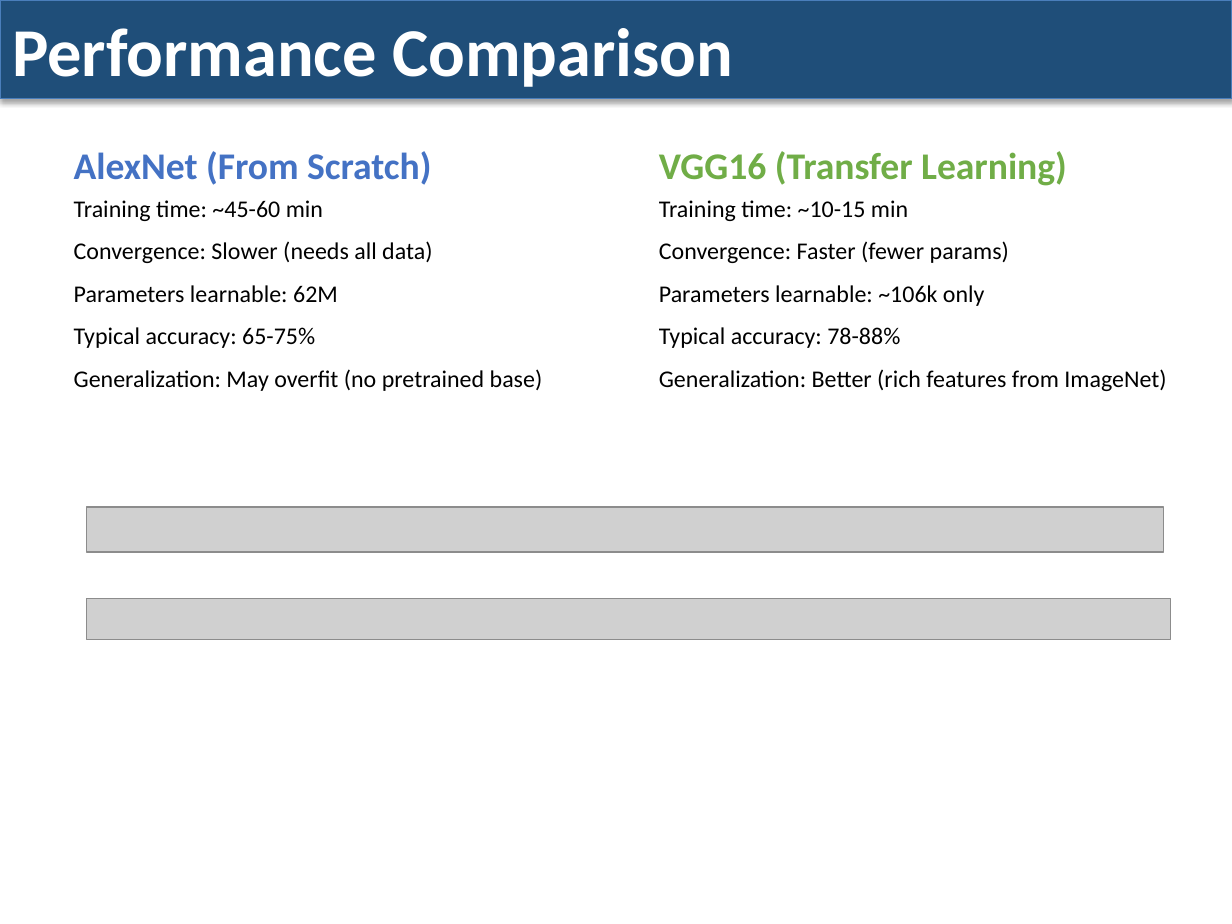
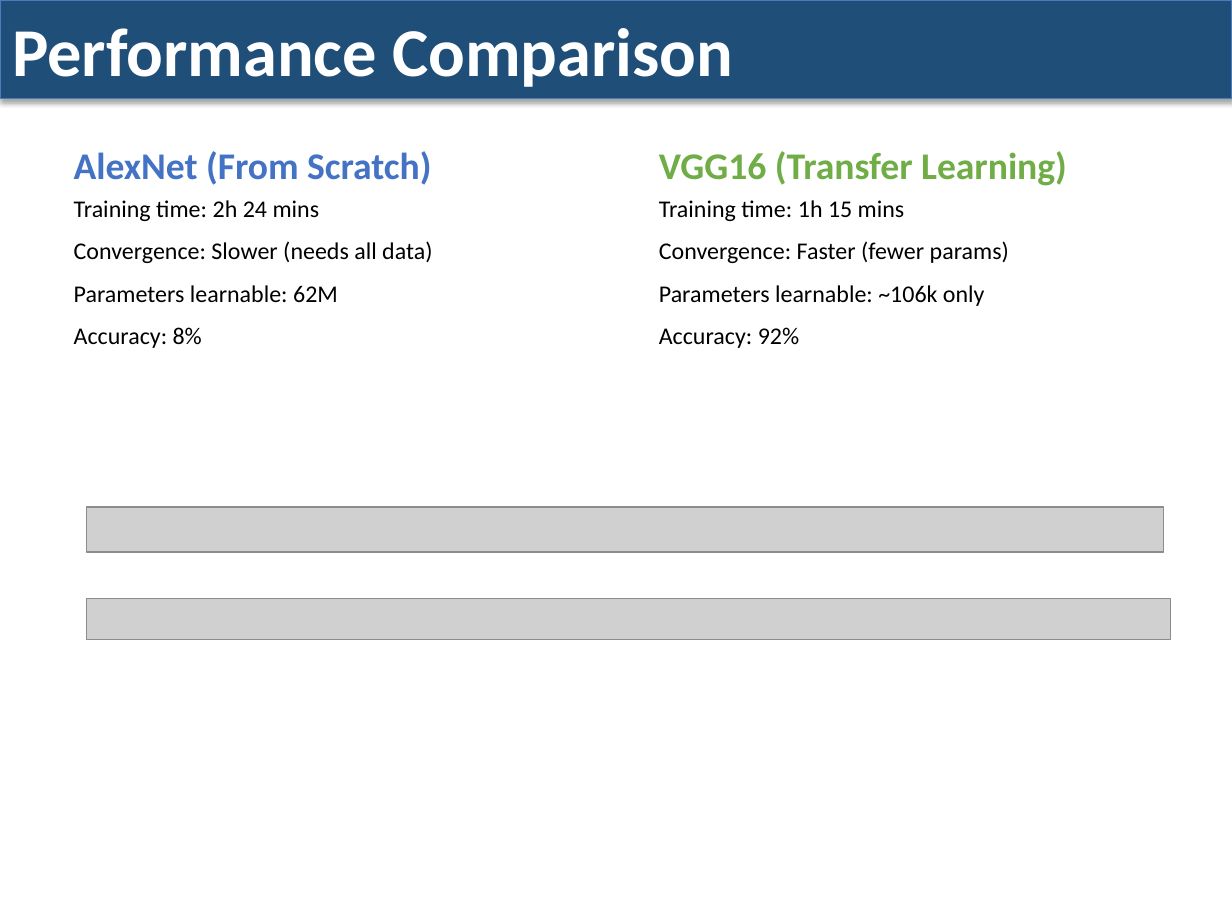
Before and after one commit to Bernardo1205/Deep-Learning, a slide deck: slide 30 of src/assignment-2/CNN/CNN_Classification_Report.pptx (slide 25 before the commit). Drawn at 1232x924 pixels with LibreOffice and Linux fonts; fonts in the diff are those of the drawing; grey boxes stand for pictures. Boxes give left, top, right and bottom in pixels: in the first picture for what was removed or moved away, otherwise in the second. Text is boxed around its words. In the diff, an @@ line names an element or a change of style, - is before the commit and + after.

```diff
--- a/src/assignment-2/CNN/CNN_Classification_Report.pptx
+++ b/src/assignment-2/CNN/CNN_Classification_Report.pptx
@@ text at (x1=74, y1=200, x2=320, y2=221): text changed @@
-Training time: ~45-60 min
+Training time: 2h 24 mins
@@ text at (x1=659, y1=200, x2=905, y2=221): text changed @@
-Training time: ~10-15 min
+Training time: 1h 15 mins
@@ text at (x1=74, y1=327, x2=202, y2=348): text changed @@
-Typical accuracy: 65-75%
-Generalization: May overfit (no pretrained base)
+Accuracy: 8%
@@ text at (x1=659, y1=327, x2=799, y2=348): text changed @@
-Typical accuracy: 78-88%
-Generalization: Better (rich features from ImageNet)
+Accuracy: 92%
```
Also in this commit, not shown: 6 other slides changed, 8 slides added, 4 slides removed.
